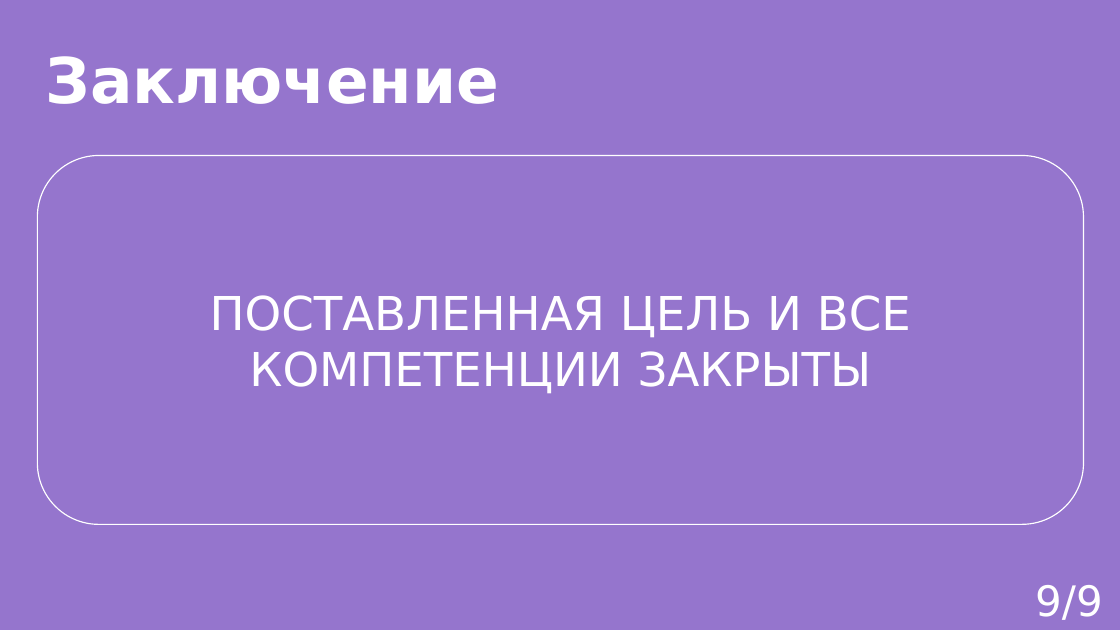
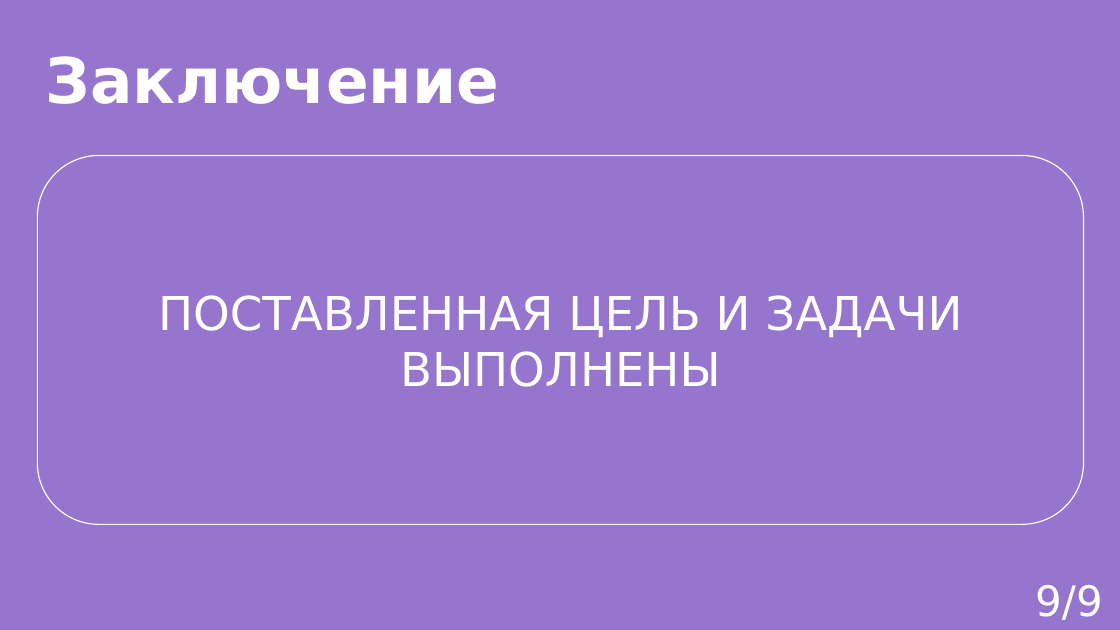
Before and after one commit to AngelGrinota/CourseProject, a slide deck: slide 10 of Edu_presentation.pptx. Drawn at 1120x630 pixels with LibreOffice and Linux fonts; fonts in the diff are those of the drawing. Boxes give left, top, right and bottom in pixels: in the first picture for what was removed or moved away, otherwise in the second. Text is boxed around its words. In the diff, an @@ line names an element or a change of style, - is before the commit and + after.

```diff
--- a/Edu_presentation.pptx
+++ b/Edu_presentation.pptx
@@ text in rounded rectangle at (158, 295, 962, 387): text changed @@
-ПОСТАВЛЕННАЯ ЦЕЛЬ И ВСЕ КОМПЕТЕНЦИИ ЗАКРЫТЫ
+ПОСТАВЛЕННАЯ ЦЕЛЬ И ЗАДАЧИ ВЫПОЛНЕНЫ
```
Also in this commit, not shown: 3 other slides changed, 3 other files.
